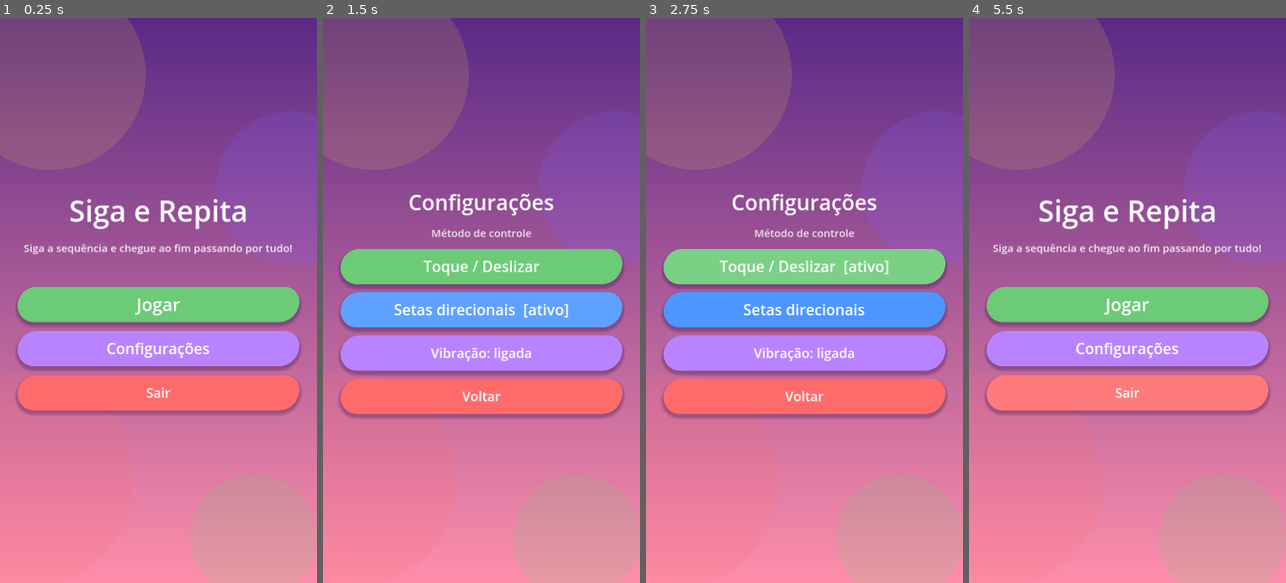
Above: before the commit, frames 1-4 (left to right).
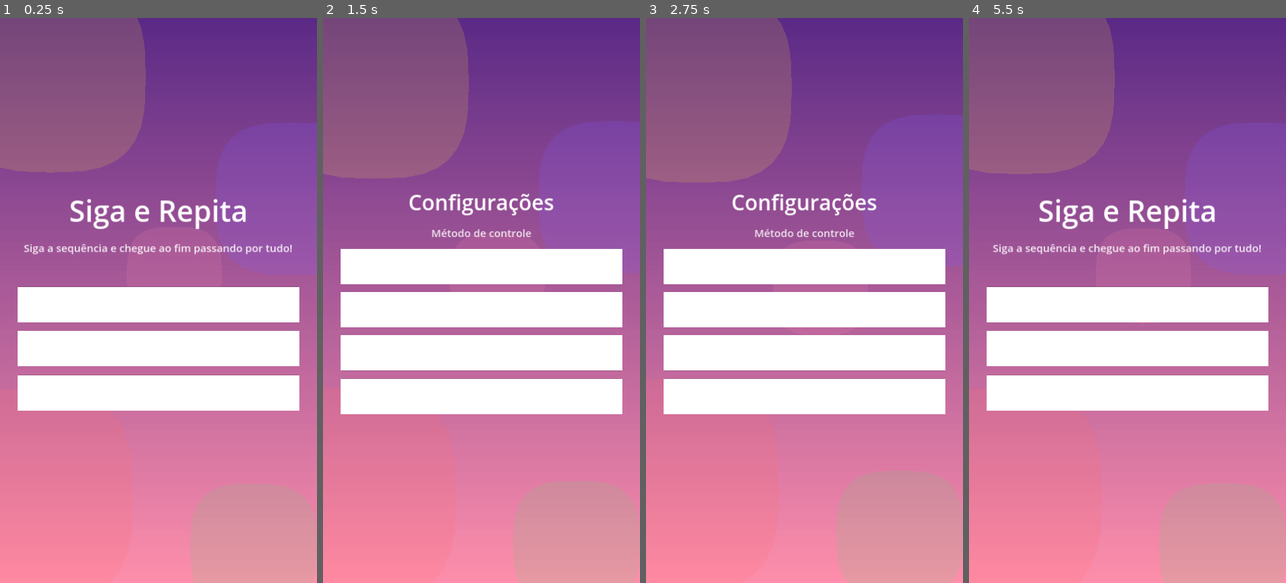
Above: after the commit, the same moments.

Repository: robertoaraujomf/Amarelo-Game-Siga-E-Repita
Game: Godot game, scene res://scenes/ui/MainMenu.tscn
Same seed, same stepped clock (60 frames per second), same inputs: the game is played once before the commit and once after it.
Inputs:
- Up to frame 1 (0.25 s): no input
- Up to frame 2 (1.5 s): click "Configurações" at 0.5 s; click "Setas direcionais" at 1.25 s
- Up to frame 3 (2.75 s): click "Toque / Deslizar" at 2 s
- Up to frame 4 (5.5 s): click "Voltar" at 2.75 s; click "Jogar" at 3.5 s; click "Zerar progresso" at 4.25 s; click "<" at 5 s

The runs differ from the first frame. In frame 1, 19% of the frame differs, in the area x 4-96%, y 0-71%; in frame 2, 25%; in frame 3, 25%; in frame 4, 19%.

Commit message:
style: botoes com fundo em gradiente e background com cores, brilho e movimento

Diff:
--- a/scripts/ui/Background.gd
+++ b/scripts/ui/Background.gd
@@ -1,17 +1,24 @@
 class_name Background
 extends Control
-## Fundo gradiente colorido com "bolhas" orgânicas. Nunca usa branco/preto/cinza
+## Fundo gradiente colorido com "bolhas" organicas. Nunca usa branco/preto/cinza
 ## como fundo: apenas tons de roxo, rosa, laranja e amarelo.
 
 const TOP := Color("5b2a86")
 const BOTTOM := Color("ff8fab")
 const BANDS := 96
 
+var _time := 0.0
+
 
 func _ready() -> void:
 	set_anchors_and_offsets_preset(Control.PRESET_FULL_RECT)
 	mouse_filter = Control.MOUSE_FILTER_IGNORE
 	resized.connect(queue_redraw)
+
+
+func _process(_delta: float) -> void:
+	_time += _delta
+	queue_redraw()
 
 
 func _draw() -> void:
@@ -25,8 +32,23 @@
 		var c := TOP.lerp(BOTTOM, t)
 		draw_rect(Rect2(0.0, h * t, w, h / BANDS + 1.5), c)
 
-	# Bolhas decorativas (cores suaves, nunca cinza/preto/branco).
-	draw_circle(Vector2(w * 0.16, h * 0.10), w * 0.30, Color("ffd93d", 0.14))
-	draw_circle(Vector2(w * 0.92, h * 0.30), w * 0.24, Color("7c5cff", 0.18))
-	draw_circle(Vector2(w * 0.08, h * 0.82), w * 0.34, Color("ff6b6b", 0.14))
-	draw_circle(Vector2(w * 0.80, h * 0.92), w * 0.20, Color("6bcb77", 0.16))
+	# Bolhas decorativas animadas, com brilho e cores vivas (nunca cinza/preto/branco).
+	_draw_blob(Vector2(w * 0.16, h * 0.10 + sin(_time * 0.8) * 30.0), w * 0.30, Color("ffd93d", 0.16))
+	_draw_blob(Vector2(w * 0.92, h * 0.30 + cos(_time * 0.6) * 26.0), w * 0.24, Color("7c5cff", 0.18))
+	_draw_blob(Vector2(w * 0.08, h * 0.82 + sin(_time * 0.7 + 1.3) * 34.0), w * 0.34, Color("ff6b6b", 0.16))
+	_draw_blob(Vector2(w * 0.80, h * 0.92 + cos(_time * 0.9) * 22.0), w * 0.20, Color("6bcb77", 0.16))
+	_draw_blob(Vector2(w * 0.55, h * 0.45 + sin(_time * 0.5) * 40.0), w * 0.15, Color("ff8fab", 0.14))
+
+
+func _draw_blob(center: Vector2, radius: float, color: Color) -> void:
+	var n := 3.0
+	var pts := PackedVector2Array()
+	var count := 32
+	for i in count:
+		var a := TAU * float(i) / float(count) - PI / 2.0
+		var c := cos(a)
+		var s := sin(a)
+		var x := signf(c) * pow(absf(c), 2.0 / n) * radius
+		var y := signf(s) * pow(absf(s), 2.0 / n) * radius
+		pts.append(center + Vector2(x, y))
+	draw_colored_polygon(pts, color)
--- /dev/null
+++ b/scripts/ui/OrganicButton.gd
@@ -0,0 +1,28 @@
+class_name OrganicButton
+extends Button
+## Botao com fundo em GRADIENTE (nunca cor solida) e formato organico (blob).
+
+var _bg := Color(0.42, 0.16, 0.64)
+
+
+func _draw() -> void:
+	if size.x <= 0.0 or size.y <= 0.0:
+		return
+	var w := int(size.x)
+	var h := int(size.y)
+	var img := Image.create(w, h, false, Image.FORMAT_RGBA8)
+	var light := _bg.lightened(0.30)
+	for y in range(h):
+		img.set_pixel(int(size.x * float(y) / maxf(1.0, float(h - 1.0))), y, _bg.lerp(light, float(y) / maxf(1.0, float(h - 1.0))))
+	var tex := ImageTexture.create_from_image(img)
+	draw_texture(tex, Vector2.ZERO, Color(1, 1, 1, 1))
+
+
+func _notification(what: int) -> void:
+	if what == NOTIFICATION_DISABLED or what == NOTIFICATION_THEME_CHANGED or what == NOTIFICATION_RESIZED:
+		queue_redraw()
+
+
+func set_bg(c: Color) -> void:
+	_bg = c
+	queue_redraw()
--- a/scripts/util/StyleFactory.gd
+++ b/scripts/util/StyleFactory.gd
@@ -71,7 +71,7 @@
 
 ## Botão padrão do jogo (orgânico, colorido, estilo infantil).
 static func make_button(text: String, color: Color, font_size: int = 34) -> Button:
-	var b := Button.new()
+	var b := OrganicButton.new()
 	b.text = text
 	b.focus_mode = Control.FOCUS_NONE
 	b.custom_minimum_size = Vector2(0, 80)
@@ -80,9 +80,5 @@
 	b.add_theme_color_override("font_hover_color", Color.WHITE)
 	b.add_theme_color_override("font_pressed_color", Color.WHITE)
 	b.add_theme_color_override("font_disabled_color", Color(1, 1, 1, 0.55))
-	b.add_theme_stylebox_override("normal", organic_panel(color, 58))
-	b.add_theme_stylebox_override("hover", organic_panel(color.lightened(0.10), 54))
-	b.add_theme_stylebox_override("pressed", organic_panel(color.darkened(0.12), 60))
-	b.add_theme_stylebox_override("focus", StyleBoxEmpty.new())
-	b.add_theme_stylebox_override("disabled", organic_panel(color.darkened(0.30), 50))
+	b.set_bg(color)
 	return b
